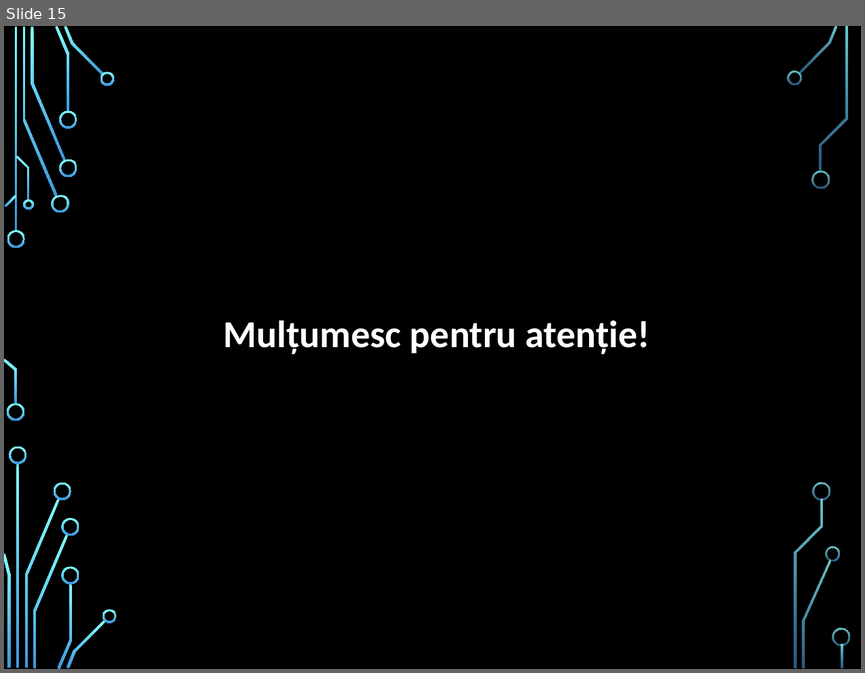
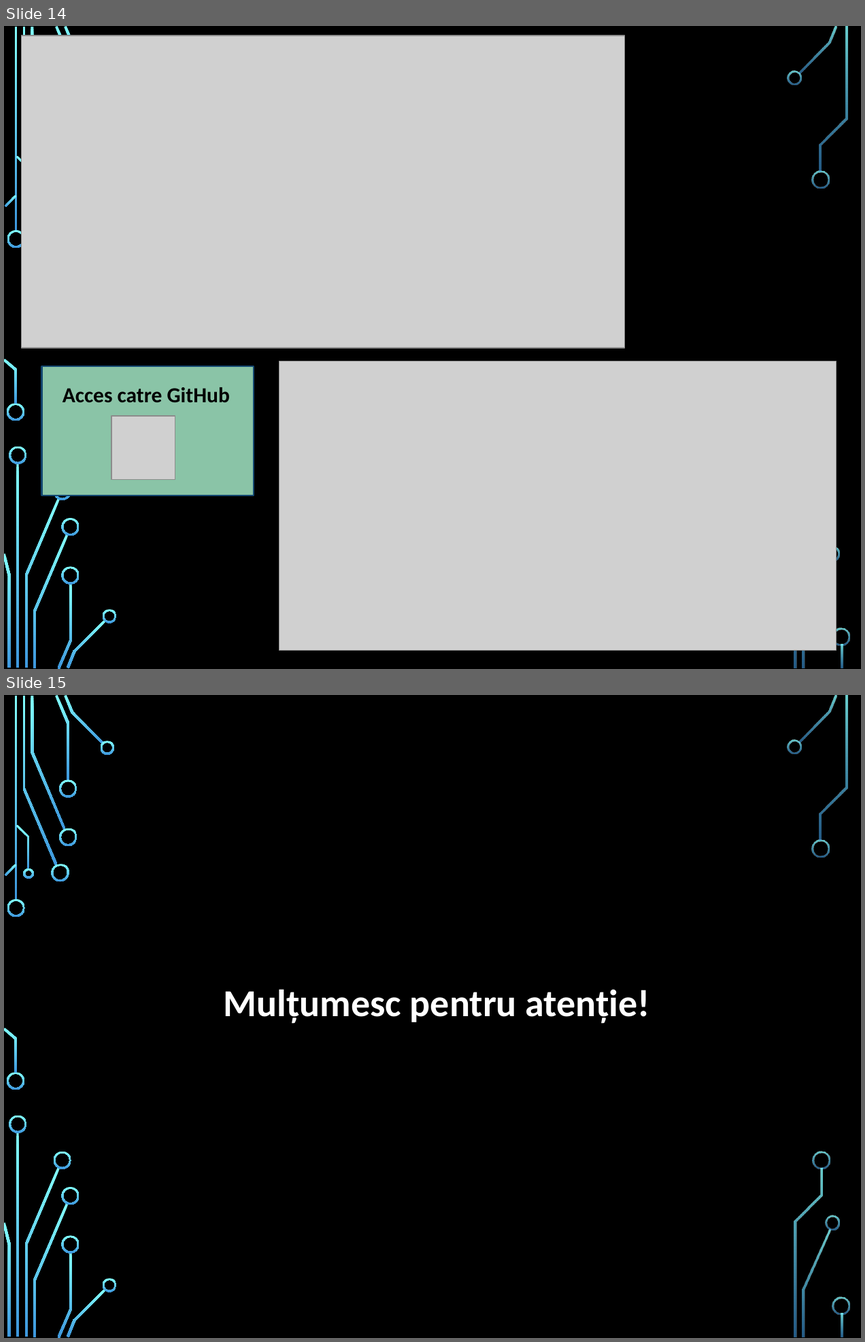
Before and after one commit to timo-lex/Final-Exam, a slide deck: Proiect_QA_Tester Timofte.pptx. Shown one above the other, each under a label of ours: slide 15 before the commit, slides 14 and 15 after it. The pictures are 865x673 and 865x1342 pixels, drawn with LibreOffice and Linux fonts; fonts in the diff are those of the drawing; grey boxes stand for pictures; background and template pictures are left out. Boxes give left, top, right and bottom in pixels: in the first picture for what was removed or moved away, otherwise in the second. Text is boxed around its words. In the diff, an @@ line names an element or a change of style, - is before the commit and + after.

```diff
--- a/Proiect_QA_Tester Timofte.pptx
+++ b/Proiect_QA_Tester Timofte.pptx
@@ slide 14 added at (x1=4, y1=26, x2=861, y2=669), background picture (left out); not listed: 30 template elements that a slide beside it also shows @@
@@ picture added at (x1=21, y1=36, x2=624, y2=347) @@
@@ rectangle added at (x1=41, y1=366, x2=254, y2=495), fill #8AC4A7, outline #134770 1.25 pt @@
@@ picture added at (x1=279, y1=361, x2=836, y2=650) @@
@@ text added at (x1=62, y1=387, x2=230, y2=403), 18 pt, text #000000, bold @@
+Acces catre GitHub
@@ picture added at (x1=111, y1=416, x2=175, y2=480) @@
```
Also in this commit, not shown: 1 slide removed, 12 other files.
